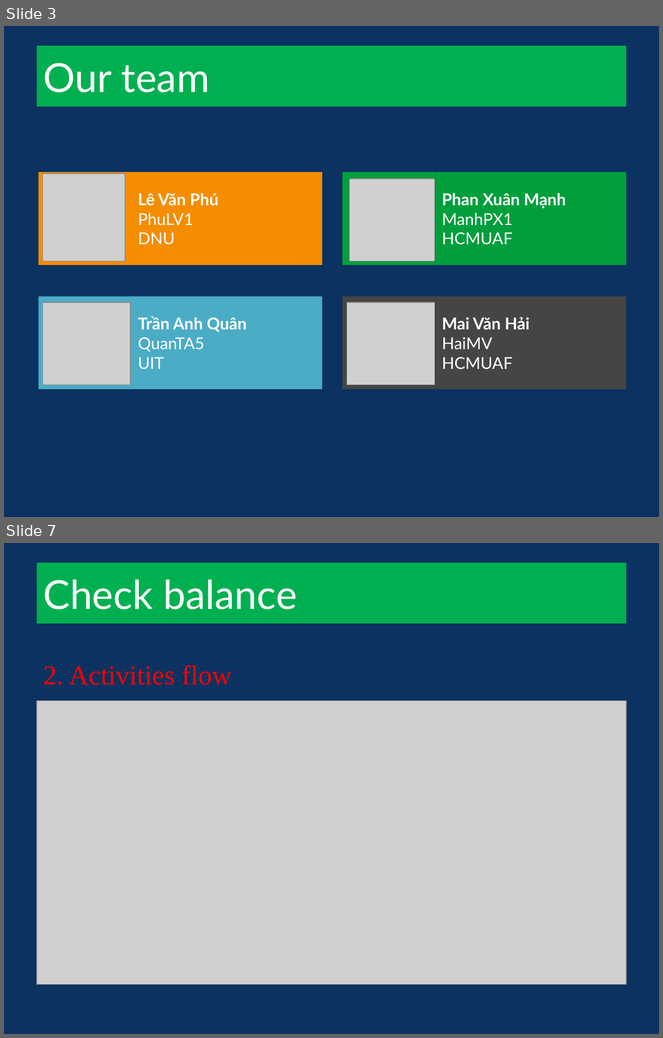
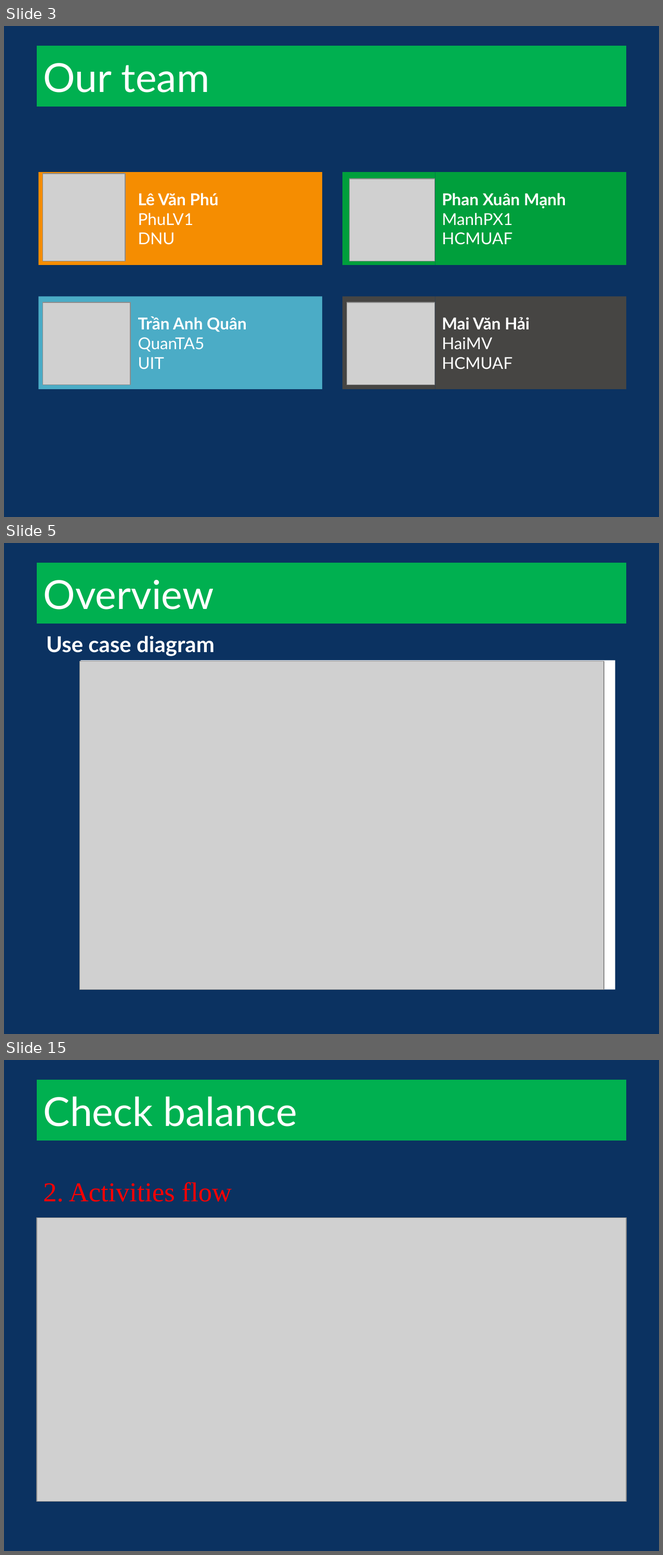
Before and after one commit to heartsmile/ATM_HMPQ, a slide deck: doc/ATM slide.pptx. Shown one above the other, each under a label of ours: slides 3 and 7 before the commit, slides 3, 5 and 15 after it; the slides between them are not shown. The pictures are 663x1038 and 663x1555 pixels, drawn with LibreOffice and Linux fonts; fonts in the diff are those of the drawing; grey boxes stand for pictures; background and template pictures are left out. Boxes give left, top, right and bottom in pixels: in the first picture for what was removed or moved away, otherwise in the second. Text is boxed around its words. In the diff, an @@ line names an element or a change of style, - is before the commit and + after.

```diff
--- a/doc/ATM slide.pptx
+++ b/doc/ATM slide.pptx
@@ slide 5 added at bbox=[4, 543, 659, 1034], background #0B3261 @@
@@ title added at bbox=[37, 563, 626, 624], fill #00B050, 44 pt, text #FFFFFF @@
+Overview
@@ text added at bbox=[46, 636, 215, 656], 24 pt, text #FFFFFF, bold @@
+Use case diagram
@@ picture added at bbox=[79, 661, 604, 990] @@
@@ rectangle added at bbox=[80, 661, 616, 990], fill #FFFFFF @@
@@ what was slide 7 is now slide 15 @@
```
Also in this commit, not shown: 4 slides changed, 11 other slides added, 2 slides removed.
